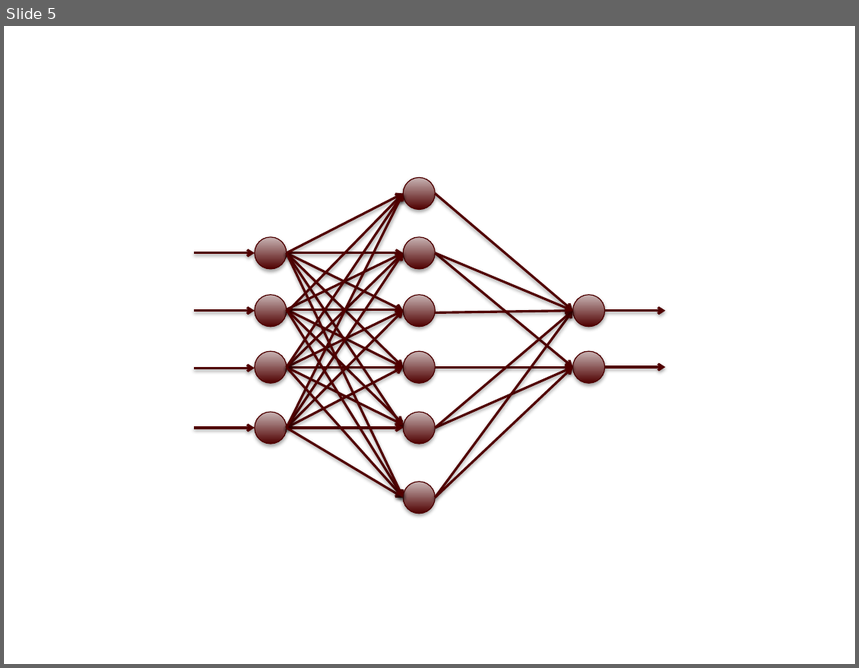
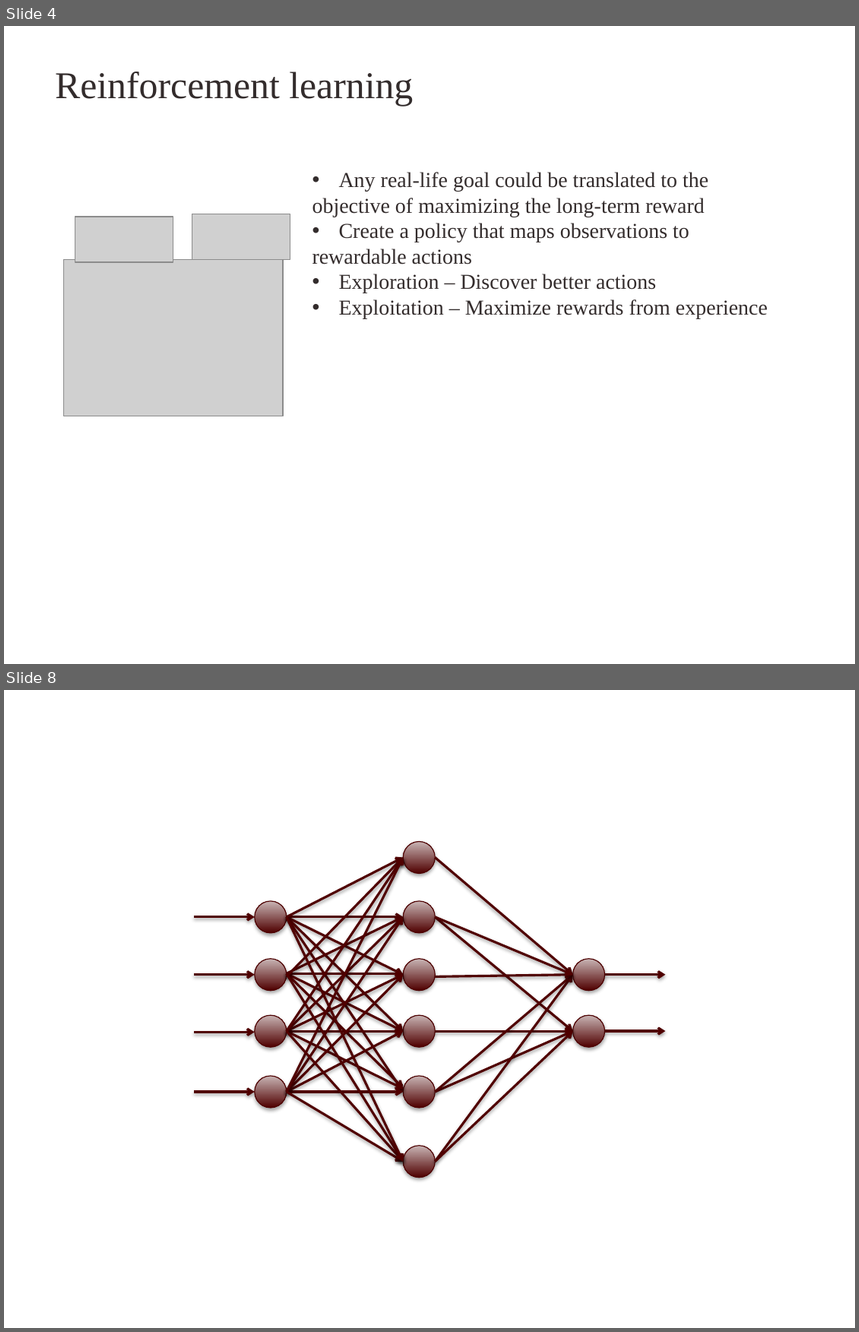
Before and after one commit to kuthulas/reinforce, a slide deck: RL.pptx. Shown one above the other, each under a label of ours: slide 5 before the commit, slides 4 and 8 after it; the slides between them are not shown. The pictures are 859x668 and 859x1332 pixels, drawn with LibreOffice and Linux fonts; fonts in the diff are those of the drawing; grey boxes stand for pictures; background and template pictures are left out. Boxes give left, top, right and bottom in pixels: in the first picture for what was removed or moved away, otherwise in the second. Text is boxed around its words. In the diff, an @@ line names an element or a change of style, - is before the commit and + after.

```diff
--- a/RL.pptx
+++ b/RL.pptx
@@ slide 4 added at (4, 26, 855, 664), background picture (left out) @@
@@ title added at (55, 72, 413, 106), 32 pt, text #332C2C @@
+Reinforcement learning
@@ text added at (313, 172, 768, 319), 18 pt, text #332C2C @@
+• Any real-life goal could be translated to the
+objective of maximizing the long-term reward
+• Create a policy that maps observations to
+rewardable actions
+• Exploration – Discover better actions
+• Exploitation – Maximize rewards from experience
@@ picture added at (75, 217, 173, 262) @@
@@ picture added at (192, 214, 290, 260) @@
@@ picture added at (63, 259, 282, 416) @@
@@ what was slide 5 is now slide 8 @@
```
Also in this commit, not shown: 7 slides changed, 6 other slides added, 1 other file.
